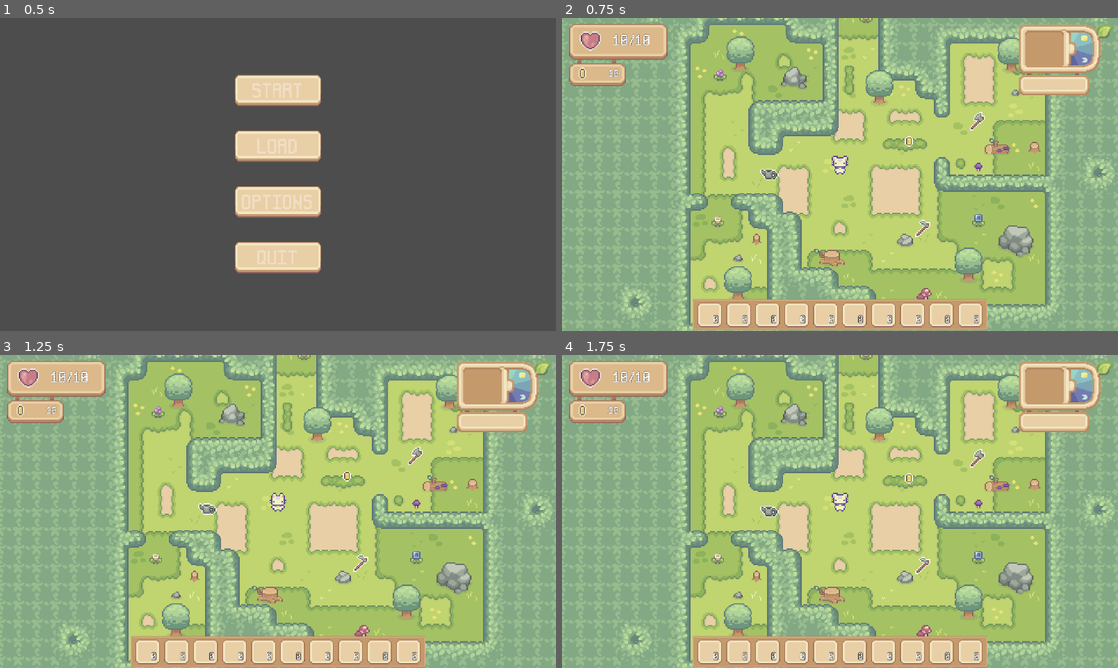
Above: before the commit, frames 1-4 (two rows, left to right).
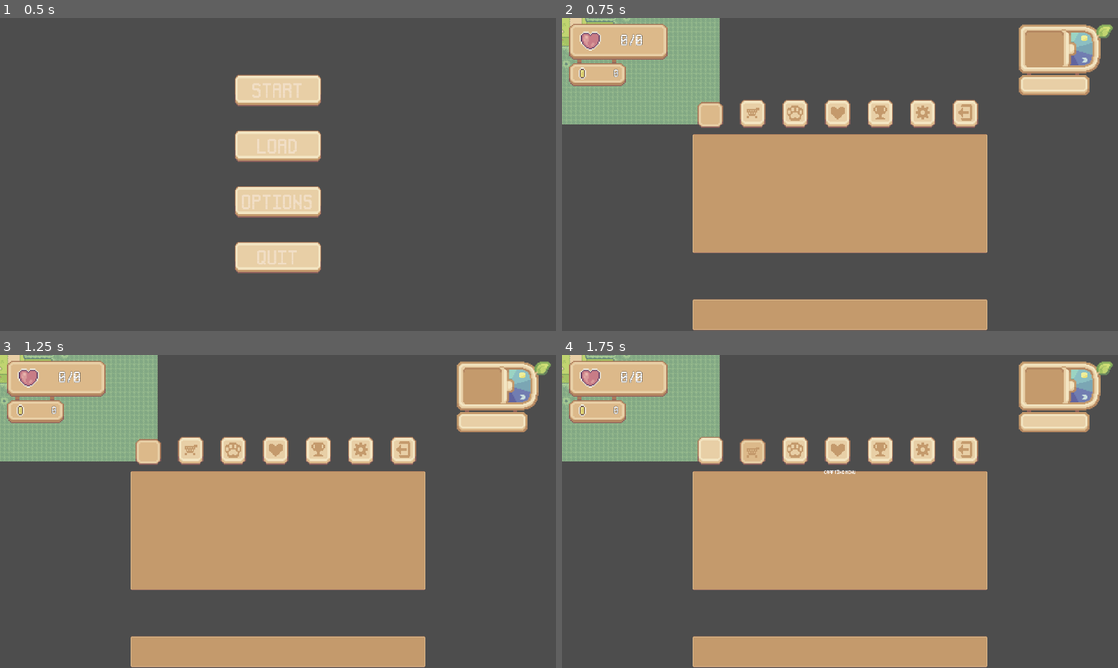
Above: after the commit, the same moments.

Repository: Tyler-Posella/Celestial-Horizons
Game: Godot game, scene res://Scenes/Game.tscn
The game is run twice, just before and just after one commit, with the same random seed, the same clock (stepped at 60 frames per second) and the same inputs.
Inputs (mouse positions are in pixels of both pictures, inside the frame that each line leads up to):
- Up to frame 1 (0.5 s): no input
- Up to frame 2 (0.75 s): click "Load" at 0.5 s
- Up to frame 3 (1.25 s): no input
- Up to frame 4 (1.75 s): click (756, 452) at 1.27 s

Frame 1 is identical in both runs. In frame 2, 88% of the frame differs, in the area x 0-100%, y 0-100%; in frame 3, 88%; in frame 4, 88%.
Error after the commit: Invalid access to property or key 'unique' on a base object of type 'Dictionary'. (res://Scripts/Globals/SaveManager.gd:70)

Commit message:
Implement Saving

Diff:
--- a/LocalData/PlayerData.json
+++ b/LocalData/PlayerData.json
@@ -1,16 +1,474 @@
 {
 	"children": [
 		{
+			"children": [
+				{
+					"children": [],
+					"properties": {
+						"count": 0,
+						"item": null,
+						"x": 0,
+						"y": 0
+					},
+					"scene": "res://Scenes/Inventory/InventorySlot.tscn",
+					"unique": true
+				},
+				{
+					"children": [],
+					"properties": {
+						"count": 0,
+						"item": null,
+						"x": 1,
+						"y": 0
+					},
+					"scene": "res://Scenes/Inventory/InventorySlot.tscn",
+					"unique": true
+				},
+				{
+					"children": [],
+					"properties": {
+						"count": 0,
+						"item": null,
+						"x": 2,
+						"y": 0
+					},
+					"scene": "res://Scenes/Inventory/InventorySlot.tscn",
+					"unique": true
+				},
+				{
+					"children": [],
+					"properties": {
+						"count": 0,
+						"item": null,
+						"x": 3,
+						"y": 0
+					},
+					"scene": "res://Scenes/Inventory/InventorySlot.tscn",
+					"unique": true
+				},
+				{
+					"children": [],
+					"properties": {
+						"count": 0,
+						"item": null,
+						"x": 4,
+						"y": 0
+					},
+					"scene": "res://Scenes/Inventory/InventorySlot.tscn",
+					"unique": true
+				},
+				{
+					"children": [],
+					"properties": {
+						"count": 0,
+						"item": null,
+						"x": 5,
+						"y": 0
+					},
+					"scene": "res://Scenes/Inventory/InventorySlot.tscn",
+					"unique": true
+				},
+				{
+					"children": [],
+					"properties": {
+						"count": 0,
+						"item": null,
+						"x": 6,
+						"y": 0
+					},
+					"scene": "res://Scenes/Inventory/InventorySlot.tscn",
+					"unique": true
+				},
+				{
+					"children": [],
+					"properties": {
+						"count": 0,
+						"item": null,
+						"x": 7,
+						"y": 0
+					},
+					"scene": "res://Scenes/Inventory/InventorySlot.tscn",
+					"unique": true
+				},
+				{
+					"children": [],
+					"properties": {
+						"count": 0,
+						"item": null,
+						"x": 8,
+						"y": 0
+					},
+					"scene": "res://Scenes/Inventory/InventorySlot.tscn",
+					"unique": true
+				},
+				{
+					"children": [],
+					"properties": {
+						"count": 0,
+						"item": null,
+						"x": 9,
+						"y": 0
+					},
+					"scene": "res://Scenes/Inventory/InventorySlot.tscn",
+					"unique": true
+				},
+				{
+					"children": [],
+					"properties": {
+						"count": 0,
+						"item": null,
+						"x": 0,
+						"y": 1
+					},
+					"scene": "res://Scenes/Inventory/InventorySlot.tscn",
+					"unique": true
+				},
+				{
+					"children": [],
+					"properties": {
+						"count": 0,
+						"item": null,
+						"x": 1,
+						"y": 1
+					},
+					"scene": "res://Scenes/Inventory/InventorySlot.tscn",
+					"unique": true
+				},
+				{
+					"children": [],
+					"properties": {
+						"count": 0,
+						"item": null,
+						"x": 2,
+						"y": 1
+					},
+					"scene": "res://Scenes/Inventory/InventorySlot.tscn",
+					"unique": true
+				},
+				{
+					"children": [],
+					"properties": {
+						"count": 0,
+						"item": null,
+						"x": 3,
+						"y": 1
+					},
+					"scene": "res://Scenes/Inventory/InventorySlot.tscn",
+					"unique": true
+				},
+				{
+					"children": [],
+					"properties": {
+						"count": 0,
+						"item": null,
+						"x": 4,
+						"y": 1
+					},
+					"scene": "res://Scenes/Inventory/InventorySlot.tscn",
+					"unique": true
+				},
+				{
+					"children": [],
+					"properties": {
+						"count": 0,
+						"item": null,
+						"x": 5,
+						"y": 1
+					},
+					"scene": "res://Scenes/Inventory/InventorySlot.tscn",
+					"unique": true
+				},
+				{
+					"children": [],
+					"properties": {
+						"count": 0,
+						"item": null,
+						"x": 6,
+						"y": 1
+					},
+					"scene": "res://Scenes/Inventory/InventorySlot.tscn",
+					"unique": true
+				},
+				{
+					"children": [],
+					"properties": {
+						"count": 0,
+						"item": null,
+						"x": 7,
+						"y": 1
+					},
+					"scene": "res://Scenes/Inventory/InventorySlot.tscn",
+					"unique": true
+				},
+				{
+					"children": [],
+					"properties": {
+						"count": 0,
+						"item": null,
+						"x": 8,
+						"y": 1
+					},
+					"scene": "res://Scenes/Inventory/InventorySlot.tscn",
+					"unique": true
+				},
+				{
+					"children": [],
+					"properties": {
+						"count": 0,
+						"item": null,
+						"x": 9,
+						"y": 1
+					},
+					"scene": "res://Scenes/Inventory/InventorySlot.tscn",
+					"unique": true
+				},
+				{
+					"children": [],
+					"properties": {
+						"count": 0,
+						"item": null,
+						"x": 0,
+						"y": 2
+					},
+					"scene": "res://Scenes/Inventory/InventorySlot.tscn",
+					"unique": true
+				},
+				{
+					"children": [],
+					"properties": {
+						"count": 0,
+						"item": null,
+						"x": 1,
+						"y": 2
+					},
+					"scene": "res://Scenes/Inventory/InventorySlot.tscn",
+					"unique": true
+				},
+				{
+					"children": [],
+					"properties": {
+						"count": 0,
+						"item": null,
+						"x": 2,
+						"y": 2
+					},
+					"scene": "res://Scenes/Inventory/InventorySlot.tscn",
+					"unique": true
+				},
+				{
+					"children": [],
+					"properties": {
+						"count": 0,
+						"item": null,
+						"x": 3,
+						"y": 2
+					},
+					"scene": "res://Scenes/Inventory/InventorySlot.tscn",
+					"unique": true
+				},
+				{
+					"children": [],
+					"properties": {
+						"count": 0,
+						"item": null,
+						"x": 4,
+						"y": 2
+					},
+					"scene": "res://Scenes/Inventory/InventorySlot.tscn",
+					"unique": true
+				},
+				{
+					"children": [],
+					"properties": {
+						"count": 0,
+						"item": null,
+						"x": 5,
+						"y": 2
+					},
+					"scene": "res://Scenes/Inventory/InventorySlot.tscn",
+					"unique": true
+				},
+				{
+					"children": [],
+					"properties": {
+						"count": 0,
+						"item": null,
+						"x": 6,
+						"y": 2
+					},
+					"scene": "res://Scenes/Inventory/InventorySlot.tscn",
+					"unique": true
+				},
+				{
+					"children": [],
+					"properties": {
+						"count": 0,
+						"item": null,
+						"x": 7,
+						"y": 2
+					},
+					"scene": "res://Scenes/Inventory/InventorySlot.tscn",
+					"unique": true
+				},
+				{
+					"children": [],
+					"properties": {
+						"count": 0,
+						"item": null,
+						"x": 8,
+						"y": 2
+					},
+					"scene": "res://Scenes/Inventory/InventorySlot.tscn",
+					"unique": true
+				},
+				{
+					"children": [],
+					"properties": {
+						"count": 0,
+						"item": null,
+						"x": 9,
+						"y": 2
+					},
+					"scene": "res://Scenes/Inventory/InventorySlot.tscn",
+					"unique": true
+				},
+				{
+					"children": [],
+					"properties": {
+						"count": 0,
+						"item": null,
+						"x": 0,
+						"y": 3
+					},
+					"scene": "res://Scenes/Inventory/InventorySlot.tscn",
+					"unique": true
+				},
+				{
+					"children": [],
+					"properties": {
+						"count": 0,
+						"item": null,
+						"x": 1,
+						"y": 3
+					},
+					"scene": "res://Scenes/Inventory/InventorySlot.tscn",
+					"unique": true
+				},
+				{
+					"children": [],
+					"properties": {
+						"count": 0,
+						"item": null,
+						"x": 2,
+						"y": 3
+					},
+					"scene": "res://Scenes/Inventory/InventorySlot.tscn",
+					"unique": true
+				},
+				{
+					"children": [],
+					"properties": {
+						"count": 0,
+						"item": null,
+						"x": 3,
+						"y": 3
+					},
+					"scene": "res://Scenes/Inventory/InventorySlot.tscn",
+					"unique": true
+				},
+				{
+					"children": [],
+					"properties": {
+						"count": 0,
+						"item": null,
+						"x": 4,
+						"y": 3
+					},
+					"scene": "res://Scenes/Inventory/InventorySlot.tscn",
+					"unique": true
+				},
+				{
+					"children": [],
+					"properties": {
+						"count": 0,
+						"item": null,
+						"x": 5,
+						"y": 3
+					},
+					"scene": "res://Scenes/Inventory/InventorySlot.tscn",
+					"unique": true
+				},
+				{
+					"children": [],
+					"properties": {
+						"count": 0,
+						"item": null,
+						"x": 6,
+						"y": 3
+					},
+					"scene": "res://Scenes/Inventory/InventorySlot.tscn",
+					"unique": true
+				},
+				{
+					"children": [],
+					"properties": {
+						"count": 0,
+						"item": null,
+						"x": 7,
+						"y": 3
+					},
+					"scene": "res://Scenes/Inventory/InventorySlot.tscn",
+					"unique": true
+				},
+				{
+					"children": [],
+					"properties": {
+						"count": 0,
+						"item": null,
+						"x": 8,
+						"y": 3
+					},
+					"scene": "res://Scenes/Inventory/InventorySlot.tscn",
+					"unique": true
+				},
+				{
+					"children": [],
+					"properties": {
+						"count": 0,
+						"item": null,
+						"x": 9,
+						"y": 3
+					},
+					"scene": "res://Scenes/Inventory/InventorySlot.tscn",
+					"unique": true
+				}
+			],
+			"properties": {
+				"size_x": 10,
+				"size_y": 4
+			},
+			"scene": "res://Scenes/Components/InventoryComponent.tscn",
+			"unique": true
+		},
+		{
 			"children": [],
 			"properties": {
-				"coin_count": 10
+				"coin_count": 0
 			},
-			"scene": "res://Scenes/Components/CurrencyComponent.tscn",
+			"scene": "res://Scenes/Components/CurrencyComponent.tscn"
+		},
+		{
+			"children": [],
+			"properties": {
+				"health": 10,
+				"max_health": 10
+			},
+			"scene": "res://Scenes/Components/HealthComponent.tscn",
 			"unique": true
 		}
 	],
 	"properties": {
-		"position": "(52.39173, -22.39171)"
+		"position": "(0, 0)"
 	},
 	"save_file_path": "res://LocalData/PlayerData.json",
 	"scene": "res://Scenes/Objects/Player.tscn",
--- a/Scenes/Objects/Player.tscn
+++ b/Scenes/Objects/Player.tscn
@@ -586,7 +586,6 @@
 [node name="CurrencyComponent" parent="." groups=["Persist"] instance=ExtResource("4_0b2gy")]
 
 [node name="HealthComponent" parent="." instance=ExtResource("5_86ime")]
-max_health = 10
 
 [node name="AudioMachine" parent="." instance=ExtResource("6_od5k8")]
 
--- a/Scenes/UI/GameUI/PlayerUI.tscn
+++ b/Scenes/UI/GameUI/PlayerUI.tscn
@@ -64,7 +64,7 @@
 theme_override_colors/font_outline_color = Color(0, 0, 0, 1)
 theme_override_constants/outline_size = 2
 theme_override_font_sizes/font_size = 48
-text = "10/10"
+text = "0/0"
 horizontal_alignment = 1
 vertical_alignment = 1
 
--- a/Scripts/Components/CurrencyComponent.gd
+++ b/Scripts/Components/CurrencyComponent.gd
@@ -24,16 +24,10 @@
 
 
 func save():
-	var children_data = []
-	for child in get_children():
-		if child.has_method("save"):
-			children_data.append(child.save())  # Recursively save child nodes
 	var save_dict = {
 		"scene" : get_scene_file_path(),
 		"properties" : {
 			"coin_count" : coin_count
-		},
-		"children": children_data,
-		"unique" : true
+		}
 	}
 	return save_dict
--- a/Scripts/Components/HealthComponent.gd
+++ b/Scripts/Components/HealthComponent.gd
@@ -5,15 +5,13 @@
 # Signals
 signal health_changed(count : int)
 
-# Export Variables
-@export var max_health : int
-
 # Variables
-var health : int = max_health
+var max_health : int = 10
+var health : int = 10
 
 # Functions
 func _ready():
-	health_changed.emit(health)
+	pass
 
 
 func damage(dmg : int): # Lowers the health by the damage parameter
@@ -25,6 +23,7 @@
 
 func heal(hp : int): # Adds health using the hp parameter
 	health = health + hp
+	health_changed.emit(health)
 
 
 func get_health(): # Returns the health
@@ -33,11 +32,28 @@
 
 func set_health(hp : int): # Sets the health to the hp parameter
 	health = hp
+	health_changed.emit(health)
 
 
 func set_max_health(hp : int): # Sets the max health to the hp parameter
 	max_health = hp
 
-# Returns the max health
-func get_max_health():
+
+func get_max_health(): # Returns the max health
 	return max_health
+
+
+func save():
+	var children_data = []
+	for child in get_children():
+		if child.has_method("save"):
+			children_data.append(child.save())  # Recursively save child nodes
+	var save_dict = {
+		"scene" : get_scene_file_path(),
+		"properties" : {
+			"health" : health,
+			"max_health" : max_health
+		},
+		"unique" : true
+	}
+	return save_dict
--- a/Scripts/Components/InventoryComponent.gd
+++ b/Scripts/Components/InventoryComponent.gd
@@ -13,7 +13,6 @@
 # Variables
 var size_y : int = 4
 var size_x : int = 10
-var total_size : int = size_y * size_x
 var slots : Array = [[]]
 var selected_num = 0
 
@@ -123,3 +122,20 @@
 	slots[y_num][x_num].select()
 	selected = slots[y_num][x_num]
 	selected_num = x_num
+
+
+func save():
+	var children_data = []
+	for child in get_children():
+		if child.has_method("save"):
+			children_data.append(child.save())  # Recursively save child nodes
+	var save_dict = {
+		"scene" : get_scene_file_path(),
+		"properties" : {
+			"size_x" : size_x,
+			"size_y" : size_y
+		},
+		"children": children_data,
+		"unique" : true
+	}
+	return save_dict
--- a/Scripts/Globals/GameManager.gd
+++ b/Scripts/Globals/GameManager.gd
@@ -49,6 +49,7 @@
 	# Step 4: Load the player onto the current level
 	var current_player = SaveManager.load_node("res://LocalData/PlayerData.json")
 	load_player(current_player)
+
 	# Step 5: Only load the UI after the entire scene for the first level is completed
 	var current_ui_scene = load("res://Scenes/UI/GameUI/PlayerUI.tscn")
 	var current_ui = current_ui_scene.instantiate()
--- a/Scripts/Globals/SaveManager.gd
+++ b/Scripts/Globals/SaveManager.gd
@@ -5,6 +5,8 @@
 	var player = get_tree().get_first_node_in_group("Player")
 	# Step 2: Save the player node
 	save_node(player)
+	var inventory = player.get_inventory_component()
+	save_node(inventory)
 
 
 func save_node(node: Node) -> void:
@@ -89,9 +91,8 @@
 		if node.has_method("set"):
 			# Set the property dynamically using `set()`
 			if(typeof(node.get(property_name)) != typeof(loaded_properties[property_name])):
-				var value = cast_to_type(node.get(property_name), loaded_properties[property_name])
-				node.set(property_name, value)
-				print("Set " + str(property_name) + " to " + str(value))
+				node.set(property_name, cast_to_type(node.get(property_name), loaded_properties[property_name]))
+				print("Set " + str(property_name) + " to " + str(cast_to_type(node.get(property_name), loaded_properties[property_name])))
 			else:
 				node.set(property_name, loaded_properties[property_name])
 		else:
@@ -147,4 +148,5 @@
 		TYPE_DICTIONARY:
 			return Dictionary(to_cast) if typeof(to_cast) == TYPE_ARRAY else null
 		_:
+			print("Error casting value")
 			return null  # Unsupported type for casting
--- a/Scripts/Inventory/InventorySlot.gd
+++ b/Scripts/Inventory/InventorySlot.gd
@@ -12,7 +12,6 @@
 var is_selected = false
 var x : int
 var y : int
-var ui_slot
 
 # Functions
 func increment(): # Increments the count by 1
@@ -64,3 +63,17 @@
 	count = 0
 	item = null
 	slot_updated.emit(x, y)
+
+
+func save():
+	var save_dict = {
+		"scene" : get_scene_file_path(),
+		"properties" : {
+			"count" : count,
+			"item" : item,
+			"x" : x,
+			"y" : y
+		},
+		"unique" : true
+	}
+	return save_dict
--- a/Scripts/Objects/Player.gd
+++ b/Scripts/Objects/Player.gd
@@ -27,10 +27,21 @@
 
 # Functions
 func _ready():
+	# Reassign currency component
 	for child in get_children():
 		if child is CurrencyComponent:
 			currency_component = child
 
+	# Reassign health component
+	for child in get_children():
+		if child is HealthComponent:
+			health_component = child
+
+	# Reassign inventory component
+	#for child in get_children():
+	#	if child is InventoryComponent:
+	#		inventory_component = child
+	#
 	Utils.set_player(self)
 	$ToolArea/Tool.set_disabled(true)
 	$ToolArea.monitorable = false
@@ -116,9 +127,10 @@
 	if(Input.is_action_just_pressed("drop")):
 		inventory.drop_item()
 	if(Input.is_action_pressed("click_primary")):
-		if(inventory.selected.item != null):
-			if(inventory.selected.item is Usable and is_actioning() == false):
-				use_item()
+		if(inventory != null):
+			if(inventory.selected.item != null):
+				if(inventory.selected.item is Usable and is_actioning() == false):
+					use_item()
 
 
 func get_inventory_component():
--- a/Scripts/UI/PlayerUI.gd
+++ b/Scripts/UI/PlayerUI.gd
@@ -13,13 +13,17 @@
 
 # Functions
 func _ready():
+	# Setup currency component UI
 	player_currency = Utils.get_player().get_currency_component()
-	#Signal connections
 	Utils.get_player().coins_changed.connect(_on_coin_update)
+	$PlayerInfo/CoinContainer/CoinCounter.text = str(player_currency.get_coin_count())
+	# Setup health component UI
+	player_health = Utils.get_player().get_health_component()
+	$PlayerInfo/HealthContainer/HealthCounter.text = (str(player_health.get_health()) + "/" + str(player_health.get_max_health()))
 	Utils.get_player().health_changed.connect(_on_hp_update)
+
 	$CenterMenu.hide()
 	$HotbarRect.show()
-	$PlayerInfo/CoinContainer/CoinCounter.text = str(player_currency.get_coin_count())
 
 
 func menu_toggle():
